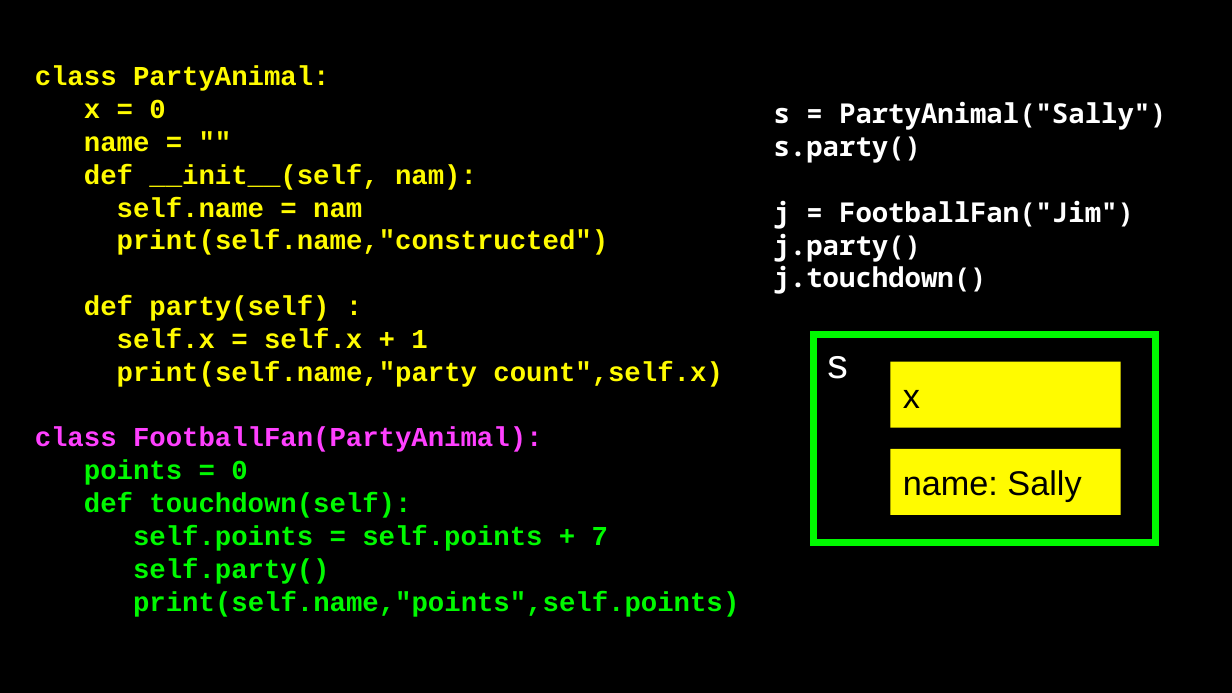
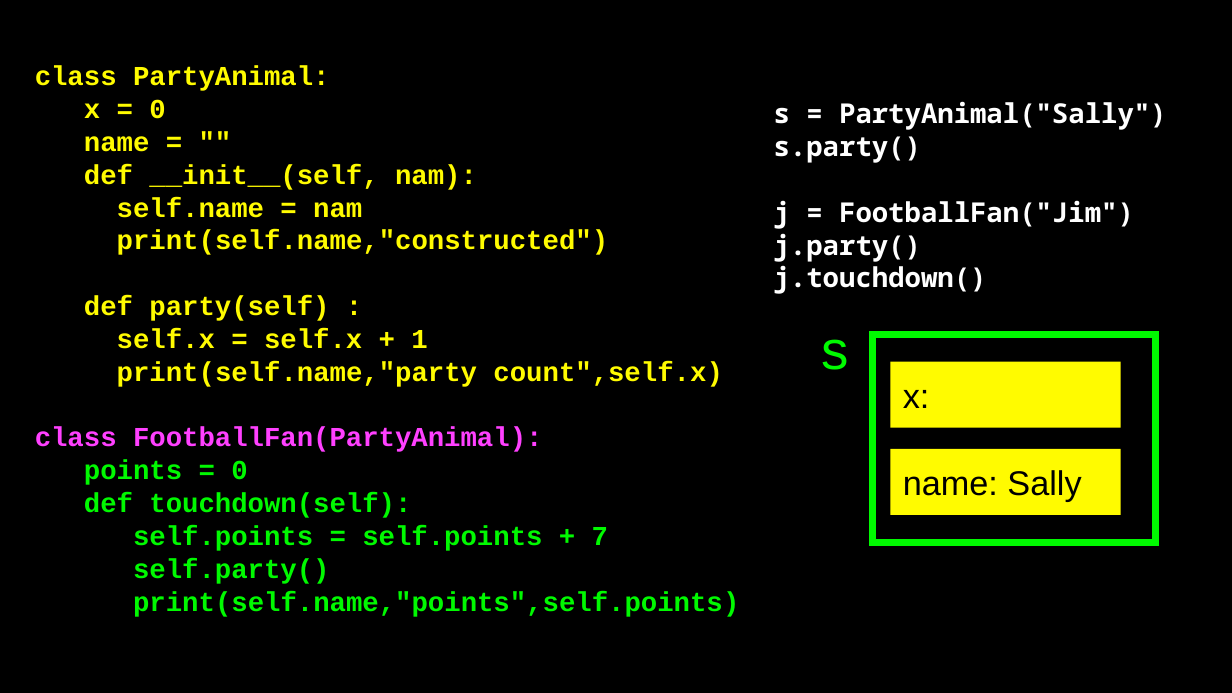
Before and after one commit to csev/py4e, a slide deck: slide 37 of lectures3/Pythonlearn-14-Objects.pptx (slide 42 before the commit). Drawn at 1232x693 pixels with LibreOffice and Linux fonts; fonts in the diff are those of the drawing. Boxes give left, top, right and bottom in pixels: in the first picture for what was removed or moved away, otherwise in the second. Text is boxed around its words. In the diff, an @@ line names an element or a change of style, - is before the commit and + after.

```diff
--- a/lectures3/Pythonlearn-14-Objects.pptx
+++ b/lectures3/Pythonlearn-14-Objects.pptx
@@ text added at [821,339,848,370], 32 pt, text #00FA00 @@
+s
@@ text in rectangle at [827,356,848,379]: text removed @@
-s
@@ rectangle: place and size @@
-rectangle at [813,335,1156,543]
+rectangle at [872,335,1156,543]
@@ text in rectangle at [903,390,930,408]: text changed @@
-x
+x:
```
Also in this commit, not shown: 9 other slides changed, 5 slides removed, 1 other file.
